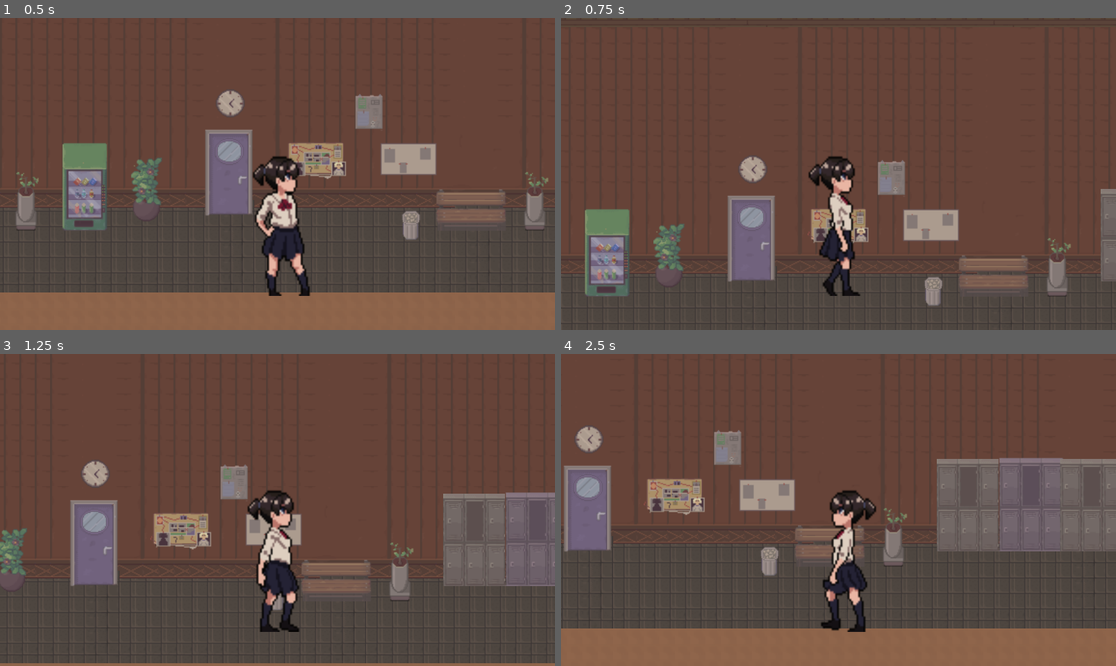
Above: before the commit, frames 1-4 (two rows, left to right).
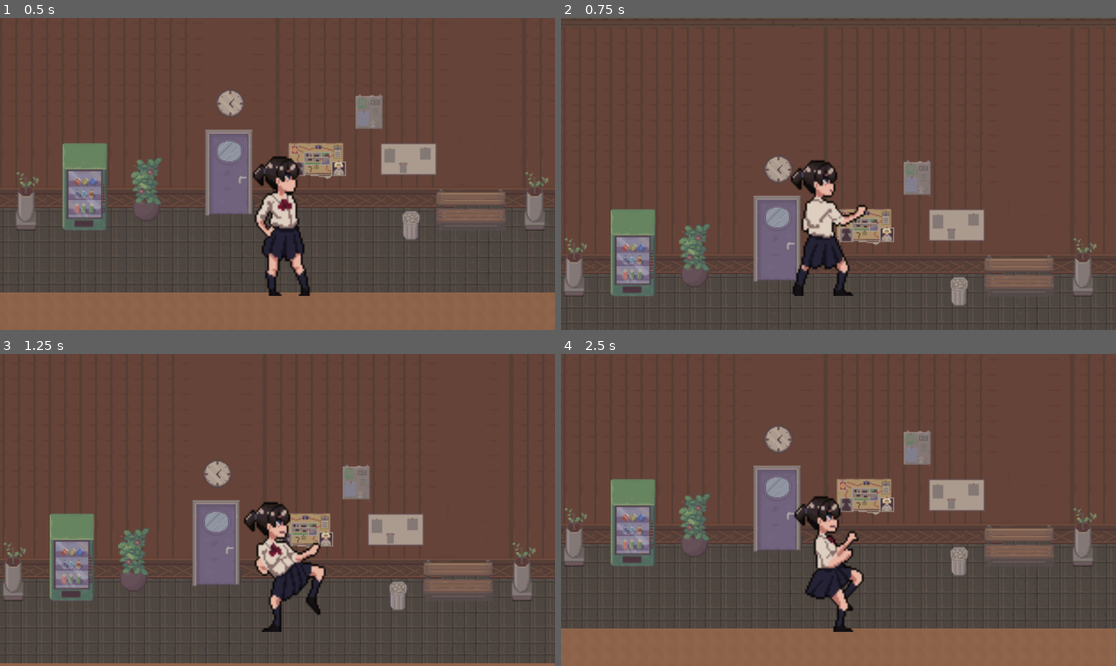
Above: after the commit, the same moments.

Repository: kushchachka/galician-corridor
Game: Godot game, scene res://scenes/main.tscn
The game is run twice, just before and just after one commit, with the same random seed, the same clock (stepped at 60 frames per second) and the same inputs.
Inputs (mouse positions are in pixels of both pictures, inside the frame that each line leads up to):
- Up to frame 1 (0.5 s): no input
- Up to frame 2 (0.75 s): tap Enter (ui_accept) at 0.5 s; move the mouse to (960, 158) at 0.52 s; hold Right (ui_right) from 0.53 s (still down); click (960, 158) at 0.6 s
- Up to frame 3 (1.25 s): keep holding Right (ui_right); tap Enter (ui_accept) at 0.77 s
- Up to frame 4 (2.5 s): move the mouse to (727, 525) at 1.27 s; click (727, 525) at 1.35 s; tap Enter (ui_accept) at 1.52 s; move the mouse to (894, 441) at 2.02 s; release Right (ui_right) at 2.03 s; hold Left (ui_left) from 2.03 s (still down); click (894, 441) at 2.1 s

Frame 1 is identical in both runs. In frame 2, 17% of the frame differs, in the area x 0-100%, y 44-100%; in frame 3, 21%; in frame 4, 24%, in the area x 0-100%, y 23-90%.

Commit message:
Added attack animation

Diff:
--- a/project.godot
+++ b/project.godot
@@ -15,6 +15,15 @@
 config/features=PackedStringArray("4.6", "Forward Plus")
 config/icon="res://icon.svg"
 
+[input]
+
+attack={
+"deadzone": 0.2,
+"events": [Object(InputEventMouseButton,"resource_local_to_scene":false,"resource_name":"","device":-1,"window_id":0,"alt_pressed":false,"shift_pressed":false,"ctrl_pressed":false,"meta_pressed":false,"button_mask":0,"position":Vector2(0, 0),"global_position":Vector2(0, 0),"factor":1.0,"button_index":1,"canceled":false,"pressed":false,"double_click":false,"script":null)
+, Object(InputEventKey,"resource_local_to_scene":false,"resource_name":"","device":0,"window_id":0,"alt_pressed":false,"shift_pressed":false,"ctrl_pressed":false,"meta_pressed":false,"pressed":false,"keycode":0,"physical_keycode":74,"key_label":0,"unicode":0,"location":0,"echo":false,"script":null)
+]
+}
+
 [physics]
 
 3d/physics_engine="Jolt Physics"
--- a/scenes/player.gd
+++ b/scenes/player.gd
@@ -5,6 +5,7 @@
 const SPEED = 200.0
 const JUMP_VELOCITY = -400.0
 
+var is_attacking = false
 
 func _physics_process(delta):
 
@@ -14,11 +15,20 @@
 	if Input.is_action_just_pressed("ui_accept") and is_on_floor():
 		velocity.y = JUMP_VELOCITY
 
+	if Input.is_action_just_pressed("attack") and not is_attacking:
+		is_attacking = true
+		sprite.play("attack")
+
+	if is_attacking:
+		velocity.x = 0
+		move_and_slide()
+		return
+
 	var direction = Input.get_axis("ui_left", "ui_right")
 
 	if direction != 0:
 		velocity.x = direction * SPEED
-		sprite.play("walked")
+		sprite.play("walk")
 
 		if direction < 0:
 			sprite.flip_h = true
@@ -29,3 +39,8 @@
 		sprite.play("idle")
 
 	move_and_slide()
+
+func _on_animated_sprite_2d_animation_finished() -> void:
+	if sprite.animation == "attack":
+		is_attacking = false
+		sprite.play("idle")
--- a/scenes/player.tscn
+++ b/scenes/player.tscn
@@ -174,9 +174,9 @@
 "duration": 1.0,
 "texture": SubResource("AtlasTexture_b1ygp")
 }],
-"loop": true,
+"loop": false,
 "name": &"attack",
-"speed": 5.0
+"speed": 12.0
 }, {
 "frames": [{
 "duration": 1.0,
@@ -265,7 +265,7 @@
 "texture": SubResource("AtlasTexture_ie76m")
 }],
 "loop": true,
-"name": &"walked",
+"name": &"walk",
 "speed": 15.0
 }]
 
@@ -295,8 +295,9 @@
 position = Vector2(1.8000107, -9.999985)
 scale = Vector2(0.36718753, 0.40234375)
 sprite_frames = SubResource("SpriteFrames_l8h54")
-animation = &"idle"
-frame_progress = 0.20497258
+animation = &"attack"
+frame = 8
+frame_progress = 1.0
 script = SubResource("GDScript_tuyoq")
 
 [node name="Camera2D" type="Camera2D" parent="." unique_id=39389995]
@@ -304,3 +305,5 @@
 zoom = Vector2(2, 2)
 process_callback = 0
 limit_enabled = false
+
+[connection signal="animation_finished" from="AnimatedSprite2D" to="." method="_on_animated_sprite_2d_animation_finished"]
